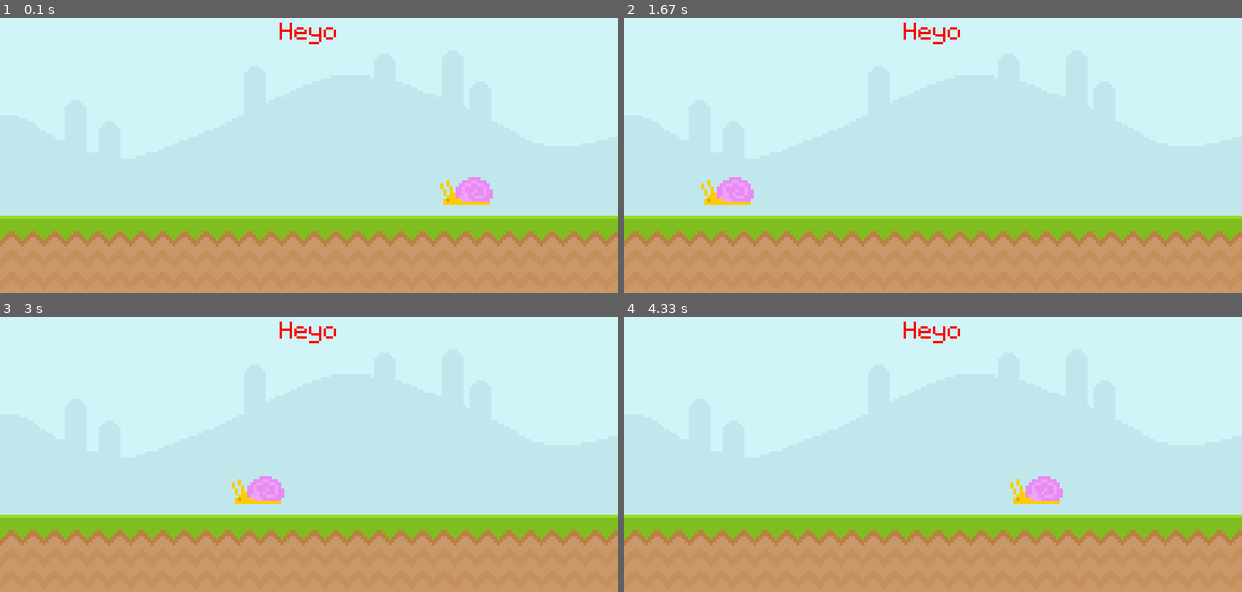
Above: before the commit, frames 1-4 (two rows, left to right).
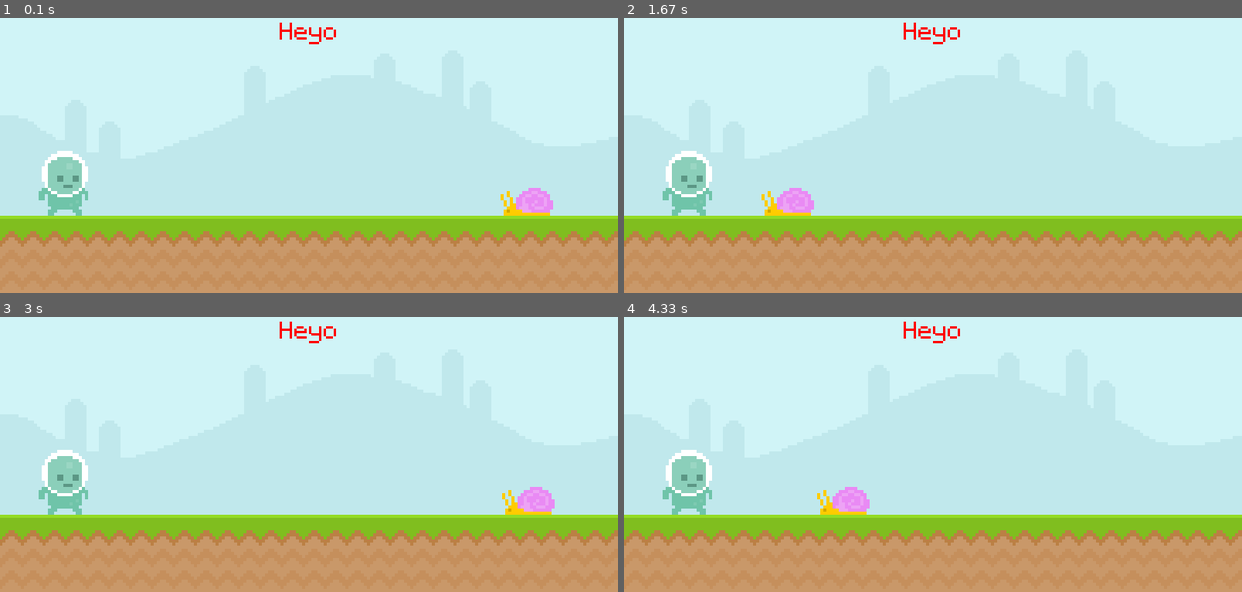
Above: after the commit, the same moments.

Repository: hmzq-404/dino-but-in-pygame
Game: pygame game, started from main.py
Same seed, same stepped clock (60 frames per second), same inputs: the game is played once before the commit and once after it.
Inputs:
- Up to frame 1 (0.1 s): no input
- Up to frame 2 (1.67 s): no input
- Up to frame 3 (3 s): no input
- Up to frame 4 (4.33 s): no input

The runs differ from the first frame. In frame 1, 2.7% of the frame differs, in the area x 6-90%, y 48-72%; in frame 2, 2.6%; in frame 3, 2.7%; in frame 4, 2.7%.

Commit message:
made player and snail sprites that move, and the game checks for collision between them

Diff:
--- a/assets.py
+++ b/assets.py
@@ -1,8 +1,9 @@
 import pygame
 
 # Loads image as a surface and converts it to blit it faster, "alpha" also preserves alpha / transparent particles
-sky = pygame.image.load("assets/img/sky.png").convert_alpha()
-ground = pygame.image.load("assets/img/ground.png").convert_alpha()
-snail = pygame.image.load("assets/img/snail/snail1.png").convert_alpha()
+sky_surface = pygame.image.load("assets/img/sky.png").convert_alpha()
+ground_surface = pygame.image.load("assets/img/ground.png").convert_alpha()
+snail_surface = pygame.image.load("assets/img/snail/snail1.png").convert_alpha()
+player_surface = pygame.image.load("assets/img/player/player_walk_1.png").convert_alpha()
 # Loads the font
 pixel_font = pygame.font.Font("assets/font/Pixeltype.ttf", 50)
--- a/main.py
+++ b/main.py
@@ -12,16 +12,18 @@
 # Sets a title for the window
 pygame.display.set_caption("Dino but in Pygame")
 
-import assets
-import sprites
+from assets import *
+from sprites import *
 
 # Returns a surface
 # Anti-Alias means to smooth the edges of the text (shouldnt be used with pixel art)
-score = assets.pixel_font.render("Heyo", False, (255, 0, 0))
-x = 600
+score = pixel_font.render("Heyo", False, (255, 0, 0))
+
+snail = Snail()
+player = Player()
+
 # Game loop that draws each frame till the game window is closed
 while True:
-    x -= 5
     # Event loop that iterates through all events that were triggered
     for event in pygame.event.get():
         # If the "X" button is pressed
@@ -29,18 +31,23 @@
             # Exits the python interpreter completely and is better than pygame.quit since it instantly closes everything
             sys.exit()
 
+    snail.update()
+    # colliderect() Returns a 0 or 1 depending on whether or not the two rects are colliding
+    # collidepoint() checks collision between point and rect
+    if player.rect.colliderect(snail.rect):
+        print("collision")
+
     # Used to transfer a surface to the display surface
+    # A surface is drawn in the position of its rectangle
     # Note: surfaces previously blitted to the screen get drawn over
-    screen.blit(assets.sky, (0, 0))
-    screen.blit(assets.ground, (
+    screen.blit(sky_surface, (0, 0))
+    screen.blit(ground_surface, (
         0,
-        assets.sky.get_height()
+        sky_surface.get_height()
     ))
     screen.blit(score, ((SCREEN_WIDTH-score.get_width())/2, 50))
-    if x <= 0:
-        x = 600
-    screen.blit(assets.snail, (x, 250))
-
+    screen.blit(snail.surface, snail.rect)
+    screen.blit(player.surface, player.rect)
     # Updates the screen
     pygame.display.flip()
     # Sets maximum frame rate limit
--- a/sprites.py
+++ b/sprites.py
@@ -1,2 +1,38 @@
+from assets import *
+from settings import SCREEN_WIDTH
 import pygame
-import assets
+
+
+class Snail(pygame.sprite.Sprite):
+    def __init__(self):
+        super().__init__()
+        self.surface = snail_surface
+        # Rectangles allow for more efficient surface positioning, movement, and checking for collisions
+        # get_rect draws a rectangle around the surface
+        # if no kwaargs are given, (0, 0) is used
+        # Can use points topleft, midtop, topright, midleft, center, etc like topleft=()
+        # or place sides like left, right etc
+        # Can also use width and height
+        # These keywords can also be used to access points on the rect
+        self.rect = self.surface.get_rect(
+            bottom=sky_surface.get_height(),
+            right=SCREEN_WIDTH-50
+        )
+
+    def update(self):
+        self.rect.move_ip(-5, 0)
+        if self.rect.right <= 0:
+            self.rect.left = SCREEN_WIDTH
+
+
+class Player(pygame.sprite.Sprite):
+    def __init__(self):
+        super().__init__()
+        self.surface = player_surface
+        self.rect = self.surface.get_rect(
+            bottom=sky_surface.get_height(),
+            left=50
+        )
+
+    def update(self):
+        pass
